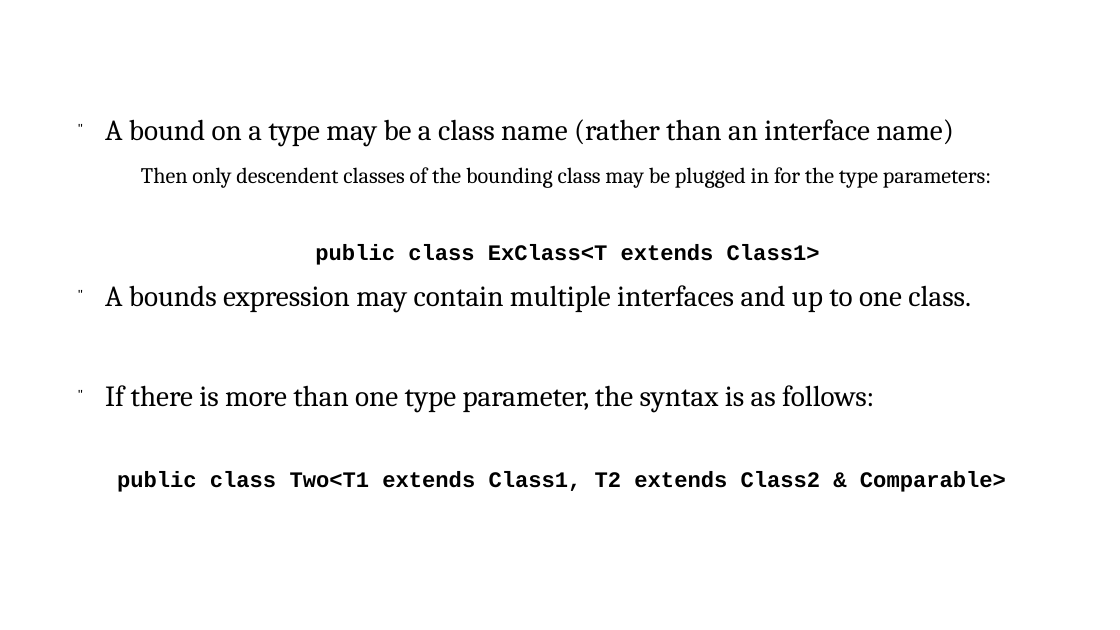
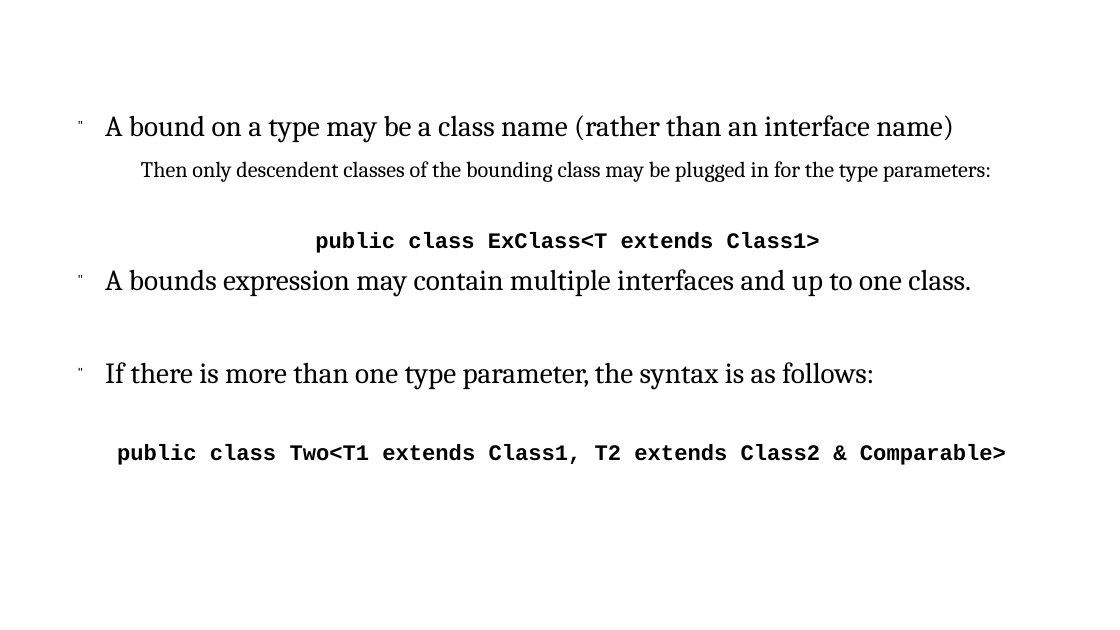
Before and after one commit to gmierzwinski/gmierzwinski.github.io, a slide deck: slide 27 of bishops/cs321/resources/CS321_Lecture_11.pptx (slide 28 before the commit). Drawn at 1120x630 pixels with LibreOffice and Linux fonts; fonts in the diff are those of the drawing; background and template pictures are left out. Boxes give left, top, right and bottom in pixels: in the first picture for what was removed or moved away, otherwise in the second. Text is boxed around its words. In the diff, an @@ line names an element or a change of style, - is before the commit and + after.

Commit message:
Add lecture 11 slides.

```diff
--- a/bishops/cs321/resources/CS321_Lecture_11.pptx
+++ b/bishops/cs321/resources/CS321_Lecture_11.pptx
@@ text "A bound on a type ..." at <box>105,115,1006,465</box>: line spacing 1 to 0.9 @@
```
Also in this commit, not shown: 53 other slides changed, 2 slides removed, 1 other file.
